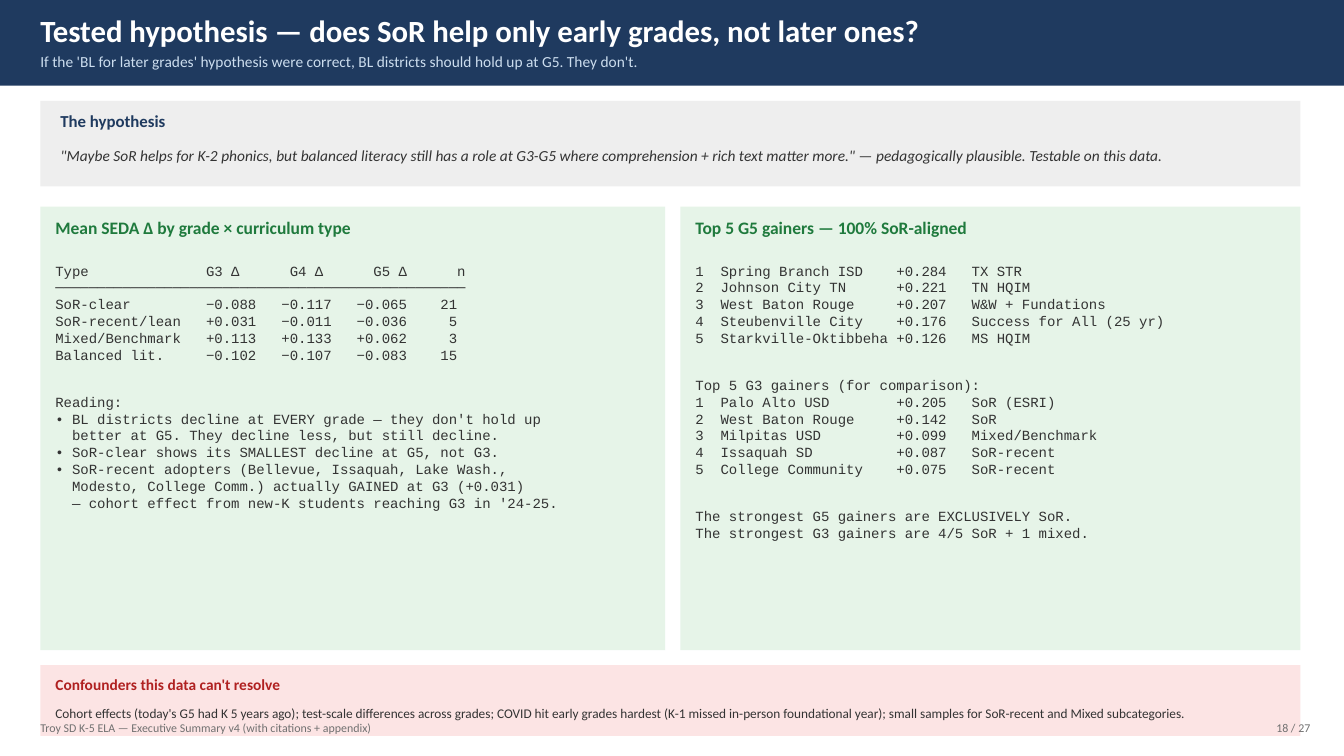
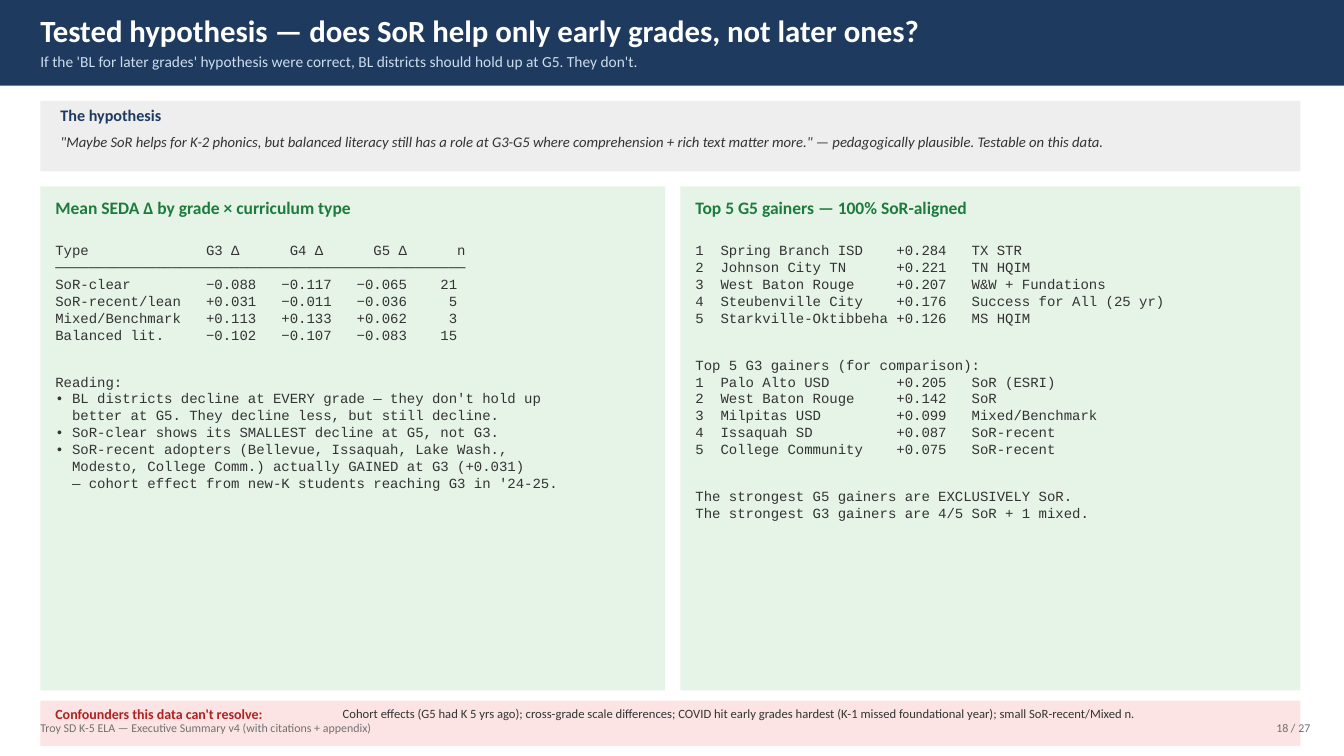
Before and after one commit to akarpo/tsd-k5ela-choice, a slide deck: slide 18 of deck/Troy_K5_ELA_Executive_Summary_v4.pptx. Drawn at 1344x756 pixels with LibreOffice and Linux fonts; fonts in the diff are those of the drawing. Boxes give left, top, right and bottom in pixels: in the first picture for what was removed or moved away, otherwise in the second. Text is boxed around its words. In the diff, an @@ line names an element or a change of style, - is before the commit and + after.

```diff
--- a/deck/Troy_K5_ELA_Executive_Summary_v4.pptx
+++ b/deck/Troy_K5_ELA_Executive_Summary_v4.pptx
@@ rectangle: place and size @@
-rectangle at [40,101,1301,187]
+rectangle at [40,101,1301,171]
@@ text "The hypothesis" at [60,109,161,124]: size 12 to 11.5 pt @@
@@ text ""Maybe SoR helps for K-2 ...": place and size @@
-text ""Maybe SoR helps for K-2 ..." at [60,150,1162,164]
+text ""Maybe SoR helps for K-2 ..." at [60,137,1103,150]
@@ text ""Maybe SoR helps for K-2 ..." at [60,137,1103,150]: size 11 to 10.5 pt @@
@@ rectangle: place and size @@
-rectangle at [40,207,665,650]
+rectangle at [40,187,665,691]
@@ text "Mean SEDA Δ by grade ...": place and size @@
-text "Mean SEDA Δ by grade ..." at [55,221,350,237]
+text "Mean SEDA Δ by grade ..." at [55,201,350,217]
@@ rectangle: place and size @@
-rectangle at [681,207,1301,650]
+rectangle at [681,187,1301,691]
@@ text "Top 5 G5 gainers — ...": place and size @@
-text "Top 5 G5 gainers — ..." at [695,221,967,237]
+text "Top 5 G5 gainers — ..." at [695,201,967,217]
@@ text "Type G3 Δ G4 Δ ...": place and size @@
-text "Type G3 Δ G4 Δ ..." at [55,266,558,511]
+text "Type G3 Δ G4 Δ ..." at [55,245,558,491]
@@ text "1 Spring Branch ISD +0.284 ...": place and size @@
-text "1 Spring Branch ISD +0.284 ..." at [695,266,1164,541]
+text "1 Spring Branch ISD +0.284 ..." at [695,245,1164,521]
@@ rectangle: place and size @@
-rectangle at [40,665,1301,736]
+rectangle at [40,701,1301,746]
@@ text at [55,709,263,719]: text changed; size 11 to 10 pt @@
-Confounders this data can't resolve
+Confounders this data can't resolve:
@@ text at [343,709,1135,720]: text changed; size 9.5 to 9 pt @@
-Cohort effects (today's G5 had K 5 years ago); test-scale differences across grades; COVID hit early grades hardest (K-1 missed in-person foundational year); small samples for SoR-recent and Mixed subcategories.
+Cohort effects (G5 had K 5 yrs ago); cross-grade scale differences; COVID hit early grades hardest (K-1 missed foundational year); small SoR-recent/Mixed n.
```
Also in this commit, not shown: 1 other slide changed, 2 other files.
